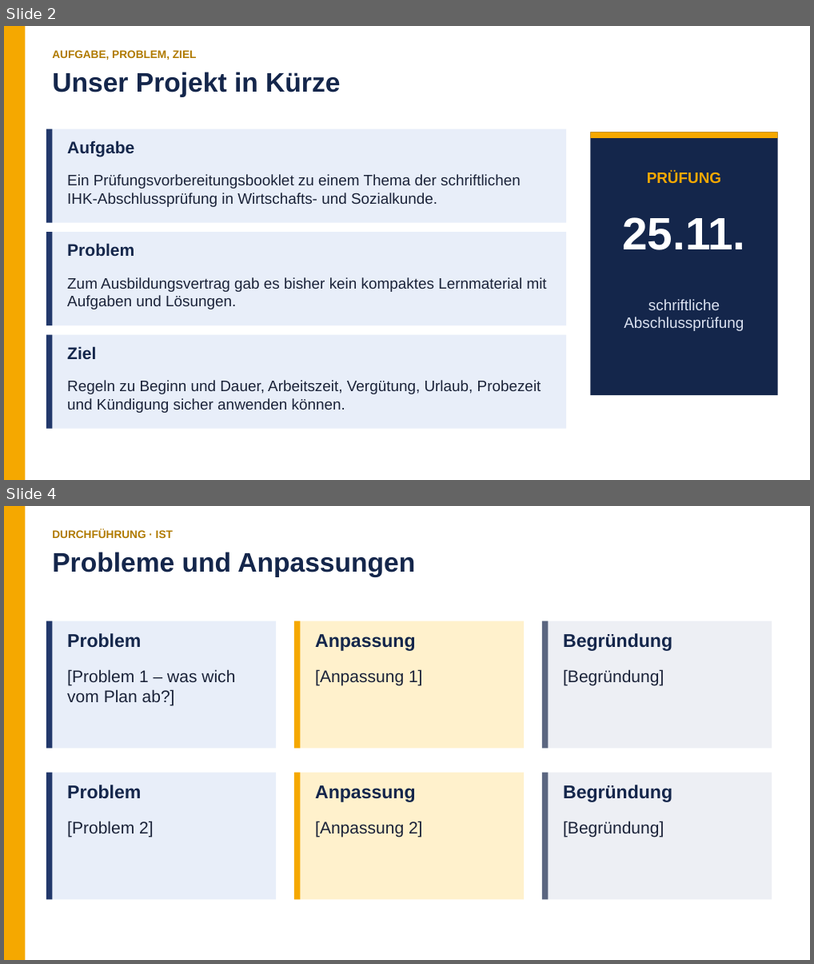
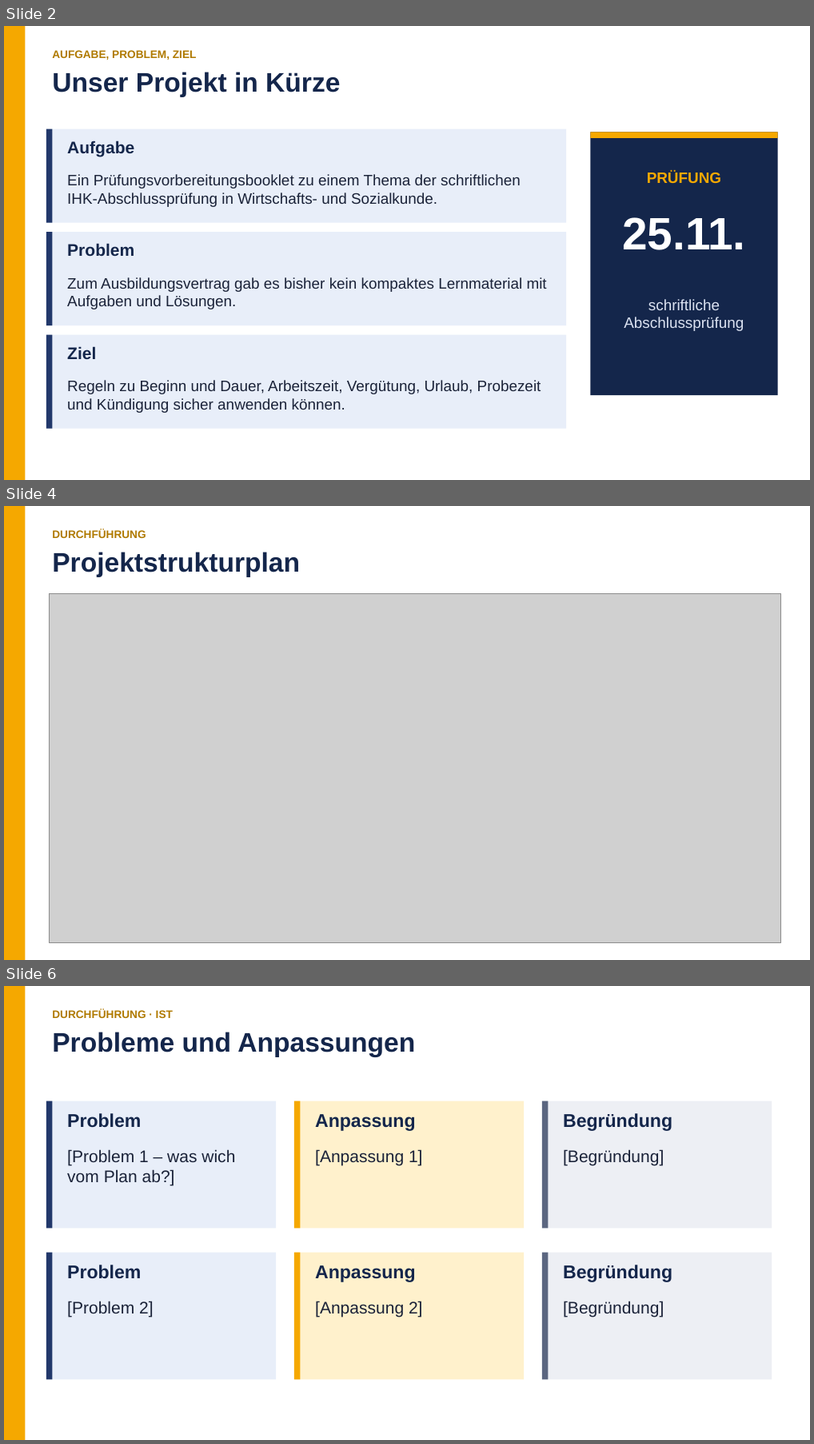
Before and after one commit to yasinbenx/bbig, a slide deck: output/praesentation.pptx. Shown one above the other, each under a label of ours: slides 2 and 4 before the commit, slides 2, 4 and 6 after it; the slides between them are not shown. The pictures are 814x964 and 814x1444 pixels, drawn with LibreOffice and Linux fonts; fonts in the diff are those of the drawing; grey boxes stand for pictures. Boxes give left, top, right and bottom in pixels: in the first picture for what was removed or moved away, otherwise in the second. Text is boxed around its words. In the diff, an @@ line names an element or a change of style, - is before the commit and + after.

```diff
--- a/output/praesentation.pptx
+++ b/output/praesentation.pptx
@@ slide 4 added at [4, 506, 810, 960], background #FFFFFF @@
@@ rectangle added at [4, 506, 25, 960], fill #F5A800 @@
@@ text added at [52, 529, 146, 538], 13 pt, text #B07A00, bold @@
+DURCHFÜHRUNG
@@ text added at [52, 552, 300, 577], 32 pt, text #14264B, bold @@
+Projektstrukturplan
@@ picture added at [50, 594, 782, 942] @@
@@ what was slide 4 is now slide 6 @@
```
Also in this commit, not shown: 2 other slides added, 17 other files.
